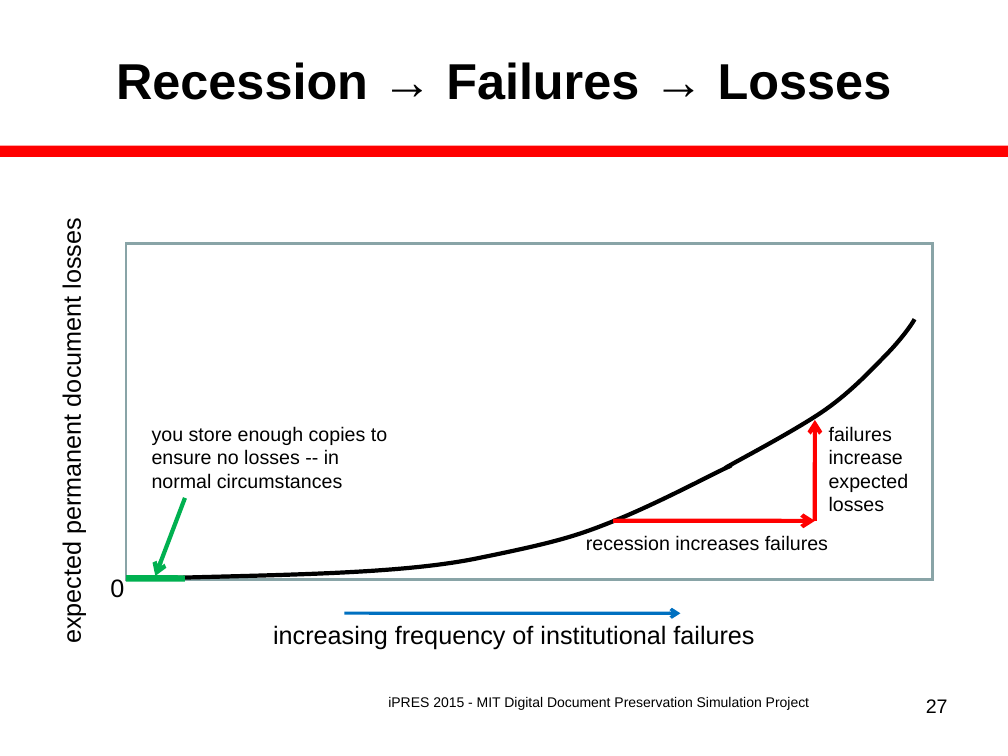
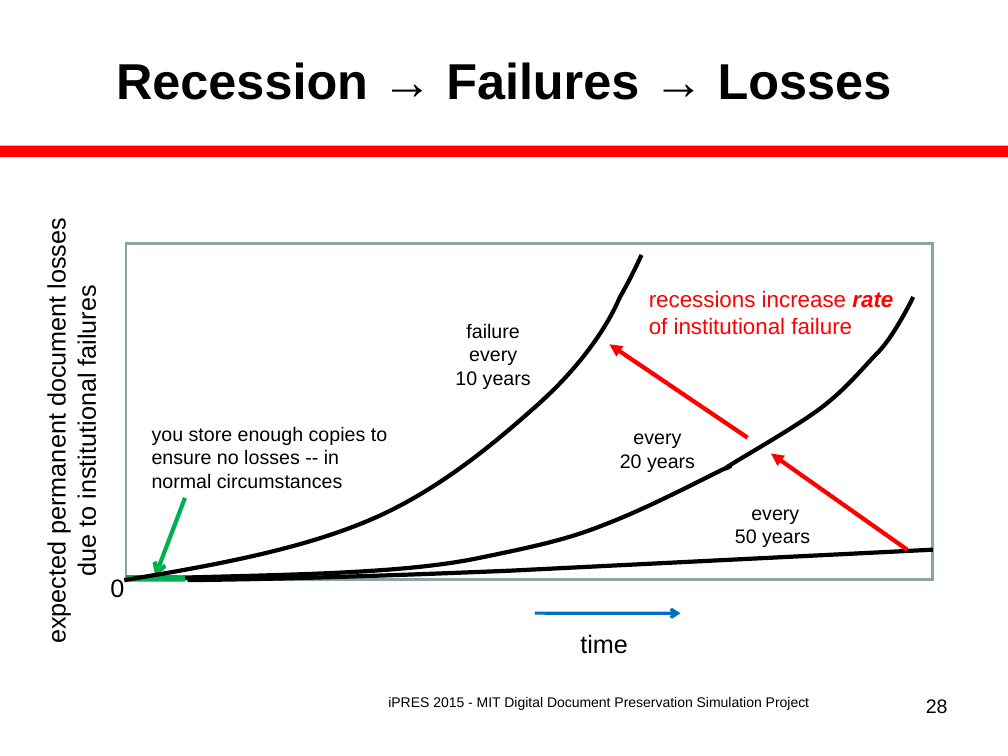
Before and after one commit to MIT-Informatics/PreservationSimulation, a slide deck: slide 28 of shelf/docs/Slides_iPres2015Nov.ppt (slide 27 before the commit). Drawn at 1008x756 pixels with LibreOffice and Linux fonts; fonts in the diff are those of the drawing. Boxes give left, top, right and bottom in pixels: in the first picture for what was removed or moved away, otherwise in the second. Text is boxed around its words. In the diff, an @@ line names an element or a change of style, - is before the commit and + after.

Commit message:
Make final, we hope, changes to slides for NDSA presentation at UNC: - percentage scale on losses, - fake zeros on abscissae, - new curves for recessions and institutional failure losses, - minor wording changes.

```diff
--- a/shelf/docs/Slides_iPres2015Nov.ppt
+++ b/shelf/docs/Slides_iPres2015Nov.ppt
@@ text at bbox=[43, 225, 101, 640]: text changed @@
-expected permanent document losses
+expected permanent document losses
+due to institutional failures
@@ freeform shape added at bbox=[124, 255, 641, 581], outline #000000 3 pt @@
@@ freeform shape: place and size @@
-freeform shape at bbox=[156, 320, 914, 579]
+freeform shape at bbox=[156, 297, 913, 579]
@@ text added at bbox=[649, 290, 893, 335], 16 pt, text #FF0000 @@
+recessions increase rate
+of institutional failure
@@ text added at bbox=[455, 323, 531, 389], 14 pt, text #000000 @@
+failure
+every
+10 years
@@ arrow added from (748, 437) to (610, 345), #FF0000 3 pt @@
@@ text added at bbox=[620, 433, 695, 472], 14 pt, text #000000 @@
+every
+20 years
@@ text removed at bbox=[829, 426, 909, 512] @@
-failures
-increase
-expected
-losses
@@ arrow moved from (814, 521) - (814, 420) to (907, 549) - (771, 454) @@
@@ arrow (907, 549) - (771, 454): arrowheads changed @@
@@ text added at bbox=[735, 509, 810, 547], 14 pt, text #000000 @@
+every
+50 years
@@ text removed at bbox=[586, 535, 828, 551] @@
-recession increases failures
@@ arrow removed from (613, 521) to (814, 521) @@
@@ freeform shape added at bbox=[187, 549, 932, 580], outline #000000 3 pt @@
@@ text removed at bbox=[273, 625, 754, 650] @@
-increasing frequency of institutional failures
@@ arrow moved from (345, 613) - (680, 613) to (535, 613) - (680, 613) @@
@@ text added at bbox=[580, 634, 628, 654], 18 pt, text #000000 @@
+time
@@ page number at bbox=[926, 699, 948, 714]: text changed @@
-27
+28
```
Also in this commit, not shown: 9 other slides changed, 1 slide added, 10 other files.
